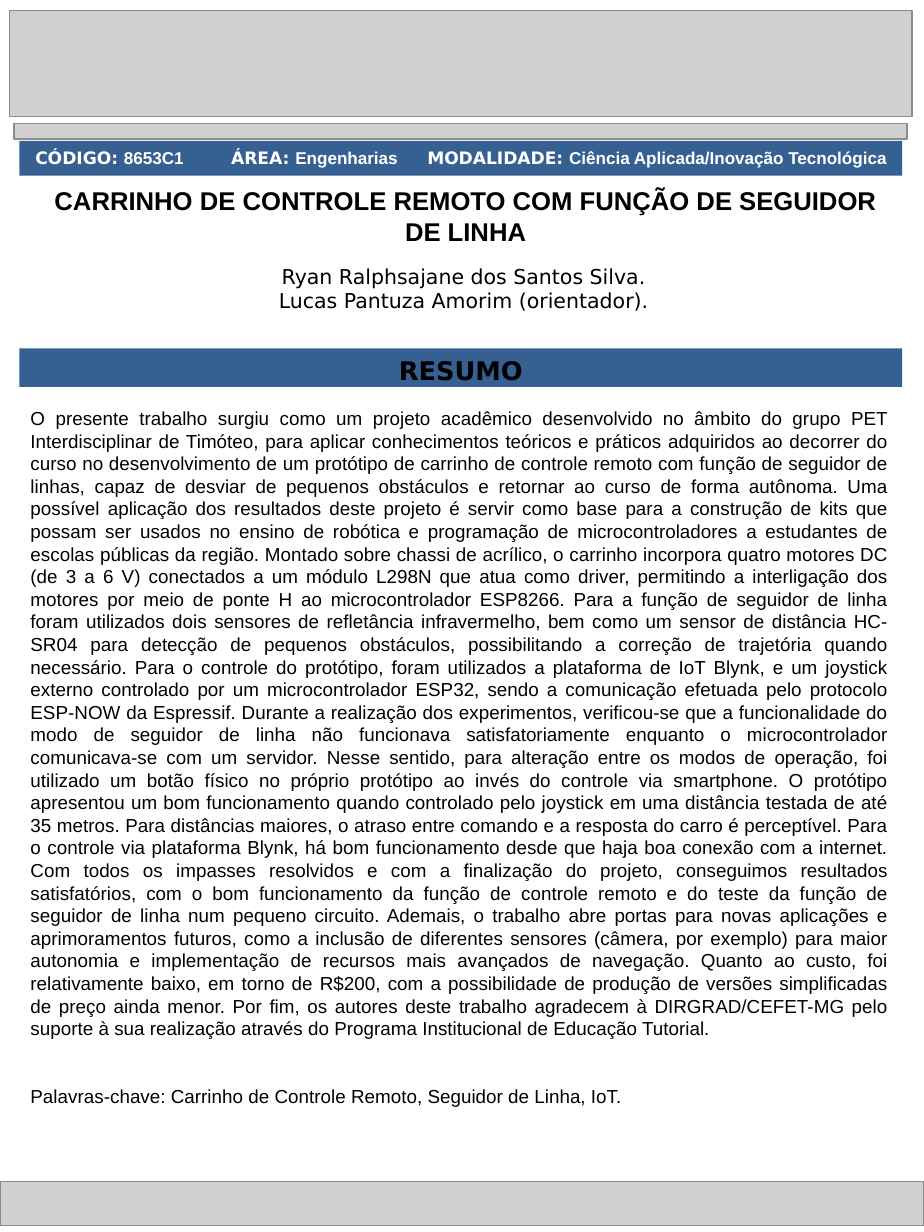
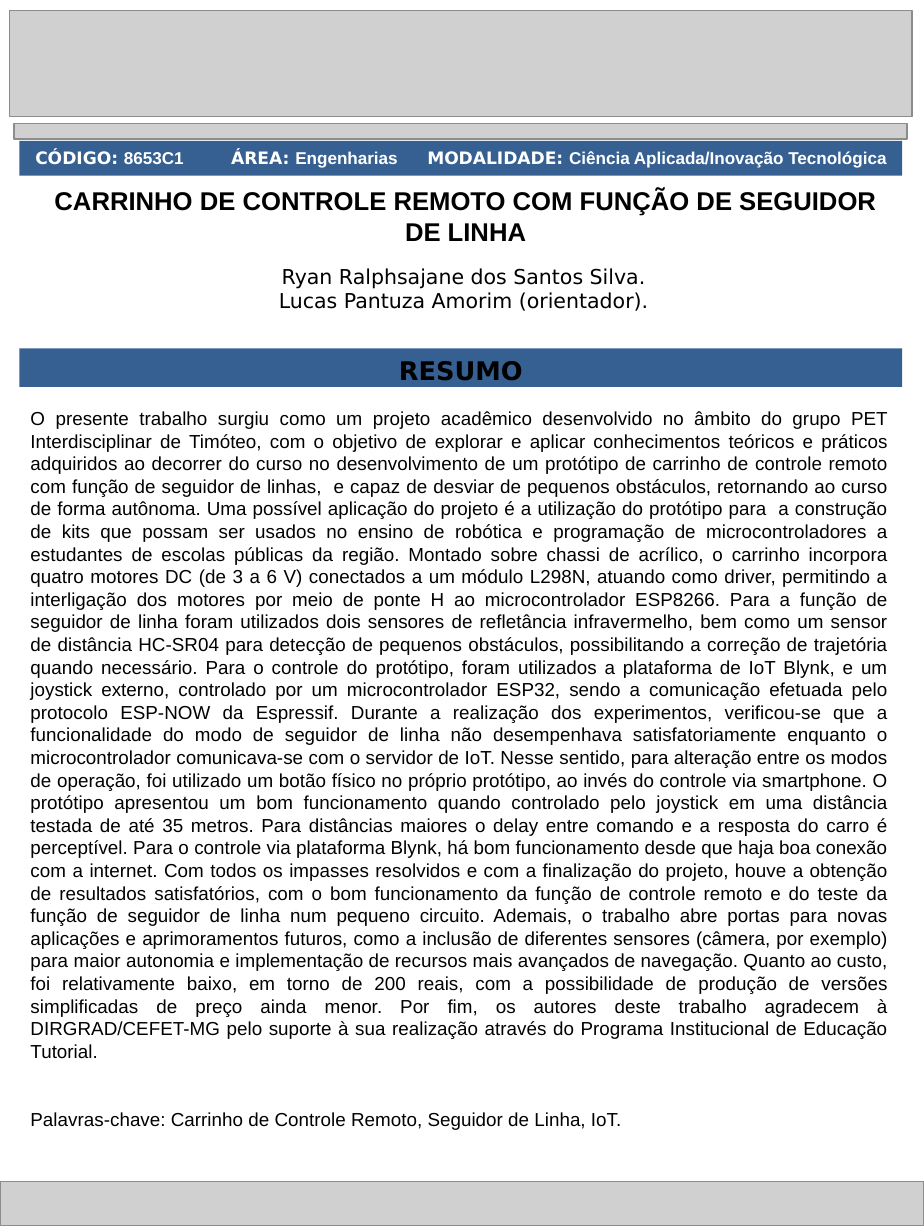
Before and after one commit to lucaspantuza/iot, a slide deck: slide 1 of PROJETO META carrinho - Ryan/Resumo-Informativo-META-2023.pptx. Drawn at 924x1232 pixels with LibreOffice and Linux fonts; fonts in the diff are those of the drawing; grey boxes stand for pictures. Boxes give left, top, right and bottom in pixels: in the first picture for what was removed or moved away, otherwise in the second. Text is boxed around its words. In the diff, an @@ line names an element or a change of style, - is before the commit and + after.

```diff
--- a/PROJETO META carrinho - Ryan/Resumo-Informativo-META-2023.pptx
+++ b/PROJETO META carrinho - Ryan/Resumo-Informativo-META-2023.pptx
@@ text at [30,411,888,1058]: text changed @@
-O presente trabalho surgiu como um projeto acadêmico desenvolvido no âmbito do grupo PET Interdisciplinar de Timóteo, para aplicar conhecimentos teóricos e práticos adquiridos ao decorrer do curso no desenvolvimento de um protótipo de carrinho de controle remoto com função de seguidor de linhas, capaz de desviar de pequenos obstáculos e retornar ao curso de forma autônoma. Uma possível aplicação dos resultados deste projeto é servir como base para a construção de kits que possam ser usados no ensino de robótica e programação de microcontroladores a estudantes de escolas públicas da região. Montado sobre chassi de acrílico, o carrinho incorpora quatro motores DC (de 3 a 6 V) conectados a um módulo L298N que atua como driver, permitindo a interligação dos motores por meio de ponte H ao microcontrolador ESP8266. Para a função de seguidor de linha foram utilizados dois sensores de refletância infravermelho, bem como um sensor de distância HC-SR04 para detecção de pequenos obstáculos, possibilitando a correção de trajetória quando necessário. Para o controle do protótipo, foram utilizados a plataforma de IoT Blynk, e um joystick externo controlado por um microcontrolador ESP32, sendo a comunicação efetuada pelo protocolo ESP-NOW da Espressif. Durante a realização dos experimentos, verificou-se que a funcionalidade do modo de seguidor de linha não funcionava satisfatoriamente enquanto o microcontrolador comunicava-se com um servidor. Nesse sentido, para alteração entre os modos de operação, foi utilizado um botão físico no próprio protótipo ao invés do controle via smartphone. O protótipo apresentou um bom funcionamento quando controlado pelo joystick em uma distância testada de até 35 metros. Para distâncias maiores, o atraso entre comando e a resposta do carro é perceptível. Para o controle via plataforma Blynk, há bom funcionamento desde que haja boa conexão com a internet. Com todos os impasses resolvidos e com a finalização do projeto, conseguimos resultados satisfatórios, com o bom funcionamento da função de controle remoto e do teste da função de seguidor de linha num pequeno circuito. Ademais, o trabalho abre portas para novas aplicações e aprimoramentos futuros, como a inclusão de diferentes sensores (câmera, por exemplo) para maior autonomia e implementação de recursos mais avançados de navegação. Quanto ao custo, foi relativamente baixo, em torno de R$200, com a possibilidade de produção de versões simplificadas de preço ainda menor. Por fim, os autores deste trabalho agradecem à DIRGRAD/CEFET-MG pelo suporte à sua realização através do Programa Institucional de Educação Tutorial.
+O presente trabalho surgiu como um projeto acadêmico desenvolvido no âmbito do grupo PET Interdisciplinar de Timóteo, com o objetivo de explorar e aplicar conhecimentos teóricos e práticos adquiridos ao decorrer do curso no desenvolvimento de um protótipo de carrinho de controle remoto com função de seguidor de linhas, e capaz de desviar de pequenos obstáculos, retornando ao curso de forma autônoma. Uma possível aplicação do projeto é a utilização do protótipo para a construção de kits que possam ser usados no ensino de robótica e programação de microcontroladores a estudantes de escolas públicas da região. Montado sobre chassi de acrílico, o carrinho incorpora quatro motores DC (de 3 a 6 V) conectados a um módulo L298N, atuando como driver, permitindo a interligação dos motores por meio de ponte H ao microcontrolador ESP8266. Para a função de seguidor de linha foram utilizados dois sensores de refletância infravermelho, bem como um sensor de distância HC-SR04 para detecção de pequenos obstáculos, possibilitando a correção de trajetória quando necessário. Para o controle do protótipo, foram utilizados a plataforma de IoT Blynk, e um joystick externo, controlado por um microcontrolador ESP32, sendo a comunicação efetuada pelo protocolo ESP-NOW da Espressif. Durante a realização dos experimentos, verificou-se que a funcionalidade do modo de seguidor de linha não desempenhava satisfatoriamente enquanto o microcontrolador comunicava-se com o servidor de IoT. Nesse sentido, para alteração entre os modos de operação, foi utilizado um botão físico no próprio protótipo, ao invés do controle via smartphone. O protótipo apresentou um bom funcionamento quando controlado pelo joystick em uma distância testada de até 35 metros. Para distâncias maiores o delay entre comando e a resposta do carro é perceptível. Para o controle via plataforma Blynk, há bom funcionamento desde que haja boa conexão com a internet. Com todos os impasses resolvidos e com a finalização do projeto, houve a obtenção de resultados satisfatórios, com o bom funcionamento da função de controle remoto e do teste da função de seguidor de linha num pequeno circuito. Ademais, o trabalho abre portas para novas aplicações e aprimoramentos futuros, como a inclusão de diferentes sensores (câmera, por exemplo) para maior autonomia e implementação de recursos mais avançados de navegação. Quanto ao custo, foi relativamente baixo, em torno de 200 reais, com a possibilidade de produção de versões simplificadas de preço ainda menor. Por fim, os autores deste trabalho agradecem à DIRGRAD/CEFET-MG pelo suporte à sua realização através do Programa Institucional de Educação Tutorial.
```
Also in this commit, not shown: 3 other files.
